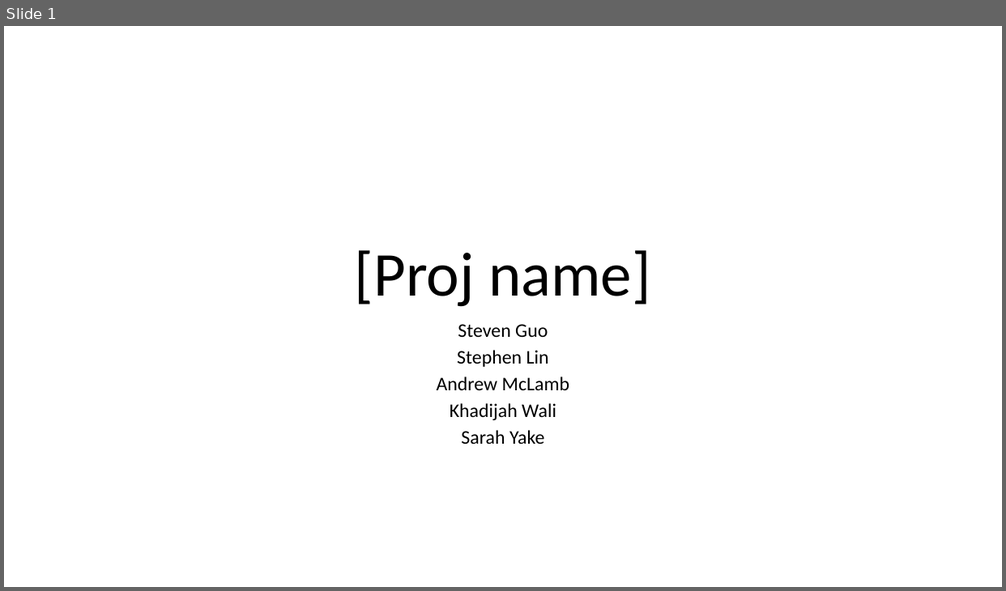
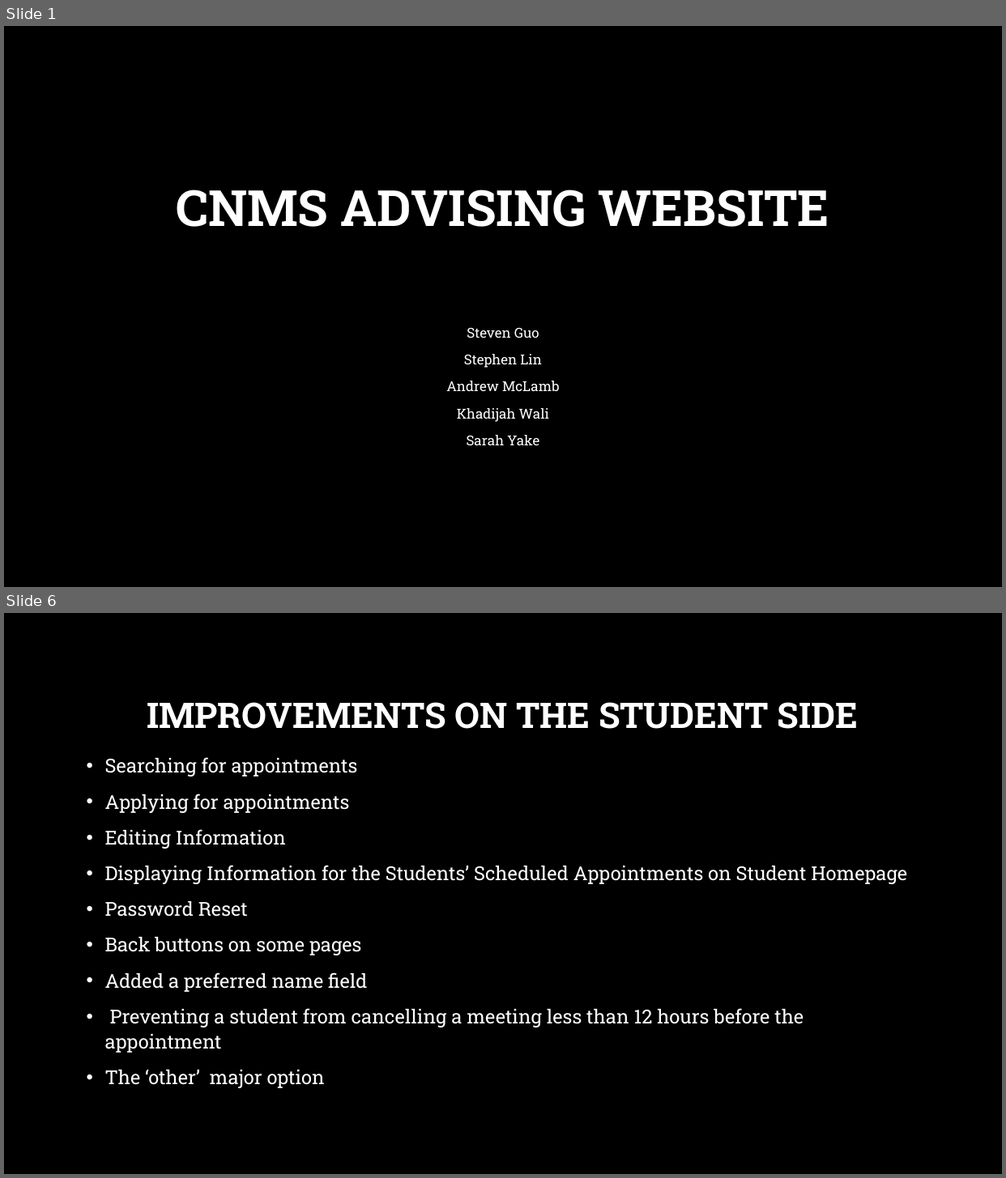
Before and after one commit to Proj2Team/Project2-Code, a slide deck: ProjectPresentation.pptx. Shown one above the other, each under a label of ours: slide 1 before the commit, slides 1 and 6 after it; the slides between them are not shown. The pictures are 1006x591 and 1006x1178 pixels, drawn with LibreOffice and Linux fonts; fonts in the diff are those of the drawing; background and template pictures are left out. Boxes give left, top, right and bottom in pixels: in the first picture for what was removed or moved away, otherwise in the second. Text is boxed around its words. In the diff, an @@ line names an element or a change of style, - is before the commit and + after.

```diff
--- a/ProjectPresentation.pptx
+++ b/ProjectPresentation.pptx
@@ slide 6 added at (4, 613, 1002, 1174), background picture (left out) @@
@@ title added at (147, 702, 859, 729), 34 pt, text #FFFFFF, bold @@
+IMPROVEMENTS ON THE STUDENT SIDE
@@ text added at (105, 757, 907, 1088), 18.5 pt, text #FFFFFF @@
+• Searching for appointments
+• Applying for appointments
+• Editing Information
+• Displaying Information for the Students’ Scheduled Appointments on Student Homepage
+• Password Reset
+• Back buttons on some pages
+• Added a preferred name field
+• Preventing a student from cancelling a meeting less than 12 hours before the appointment
+• The ‘other’ major option
@@ slide 1 changed as well @@
@@ background #FFFFFF to picture (left out) @@
@@ title at (176, 190, 829, 227): text changed; size 60 to 48 pt; font Calibri to Roboto Slab; text colour #000000 to #FFFFFF; bold on @@
-[Proj name]
+CNMS ADVISING WEBSITE
@@ subtitle "Steven Guo": place and size @@
-subtitle "Steven Guo" at (437, 324, 569, 444)
+subtitle "Steven Guo" at (446, 327, 560, 446)
@@ subtitle "Steven Guo" at (446, 327, 560, 446): size 18.6 to 13.2 pt, font Calibri to Roboto Slab, text colour #000000 to #FFFFFF; line spacing 0.7 to 1 @@
```
Also in this commit, not shown: 1 other slide changed, 5 other slides added, 6 slides removed.
